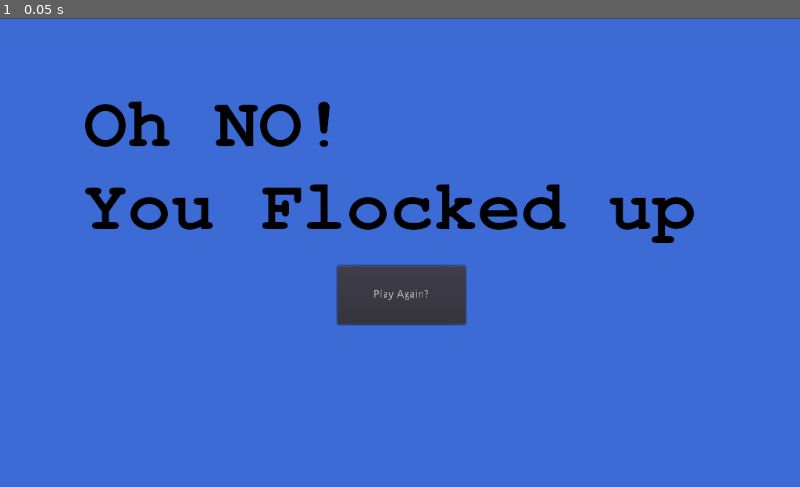
Above: before the commit, frame 1.
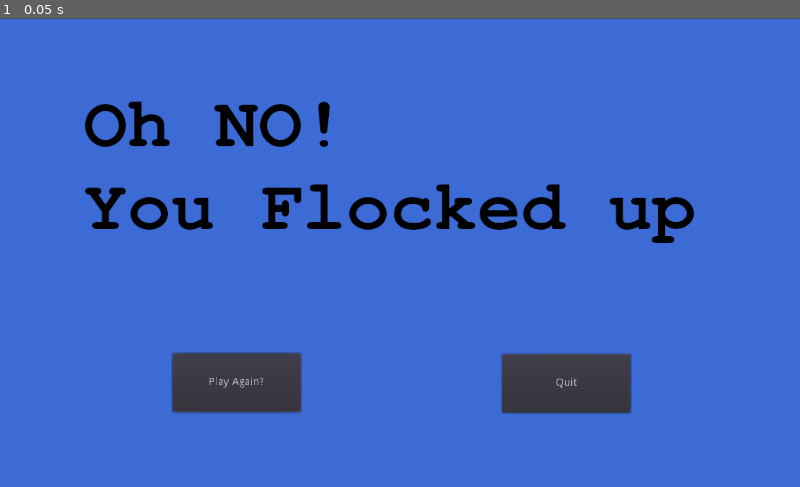
Above: after the commit, the same moment.

Repository: NastyDrac/Point-and-Flock
Game: Godot game, scene res://Nodes/lose_screen.tscn
The game is run twice, just before and just after one commit, with the same random seed, the same clock (stepped at 60 frames per second) and the same inputs. This scene is started directly instead of the project's main scene.
Inputs:
- Up to frame 1 (0.05 s): no input

The runs differ from the first frame. In frame 1, 6.4% of the frame differs, in the area x 21-79%, y 52-85%.
Error after the commit: Invalid get index 'high_score' (on base: 'Viewport'). (res://play_again.gd:9)

Commit message:
lose game update

Diff:
--- a/Nodes/Map.gd
+++ b/Nodes/Map.gd
@@ -9,8 +9,11 @@
 onready var Nest = get_node("Nest")
 onready var stuff = preload("res://Nodes/Materials.tscn")
 onready var location_spawn = get_node("Spawn_location")
+onready var lost_game = preload("res://Nodes/lose_screen.tscn")
 var amount = 0
+var high_score = 0
 
+const	SAVE_FILE_PATH = "user://savedata.save"
 
 func _on_Timer_timeout():
 	spawn_bird(location_spawn.position)
@@ -26,6 +29,8 @@
 
 func count():
 	number_of_birds += 1
+	if high_score < number_of_birds:
+		high_score = number_of_birds
 
 
 func _process(delta):
@@ -50,11 +55,12 @@
 	amount += 1
 	new_food.position = drop_spot
 
-
-
-
 func spawn_material():
 	var material_spot = Vector2(rand_range(-500, 500), rand_range(-250, 250))
 	var new_material = stuff.instance()
 	add_child(new_material)
 	new_material.position = material_spot
+
+func _lose_game():
+	var you_lose = lost_game.instance()
+	add_child(you_lose)
--- a/Nodes/bird.gd
+++ b/Nodes/bird.gd
@@ -2,7 +2,6 @@
 
 # INITIAL VARIABLES
 # References to other scenes
-onready var lost_game = preload("res://Nodes/lose_screen.tscn")
 onready var Nest = preload("res://Nodes/Nest.tscn")
 onready var nest_material = preload("res://Nodes/Nest.tscn")
 # References to sprites
@@ -159,11 +158,9 @@
 	has_squawked = false
 	has_whistled = false
 
-func lose_game():
+func bird_death():
 	if hunger_level <= 0 and is_owned == true:
-
-		var you_lose = lost_game.instance()
-		get_parent().add_child(you_lose)
+		get_parent()._lose_game()
 
 func _physics_process(delta):
 	set_destination()
@@ -172,6 +169,6 @@
 	select()
 	crave()
 	build()
-	lose_game()
+	bird_death()
 	leave_flock()
 	stop()
--- a/Nodes/lose_screen.tscn
+++ b/Nodes/lose_screen.tscn
@@ -1,22 +1,38 @@
-[gd_scene load_steps=3 format=2]
+[gd_scene load_steps=4 format=2]
 
 [ext_resource path="res://sprites/lose_screen.png" type="Texture" id=1]
 [ext_resource path="res://play_again.gd" type="Script" id=2]
+[ext_resource path="res://Nodes/quit.gd" type="Script" id=3]
 
 [node name="lose_screen" type="Sprite"]
 texture = ExtResource( 1 )
 
-[node name="Button" type="Button" parent="."]
-margin_left = -80.0
-margin_top = 16.0
-margin_right = 84.0
-margin_bottom = 91.0
+[node name="play_again" type="Button" parent="."]
+margin_left = -291.0
+margin_top = 128.0
+margin_right = -127.0
+margin_bottom = 203.0
 toggle_mode = true
 text = "Play Again?"
 icon_align = 1
 script = ExtResource( 2 )
 
+[node name="quit" type="Button" parent="."]
+margin_left = 131.0
+margin_top = 129.0
+margin_right = 295.0
+margin_bottom = 204.0
+toggle_mode = true
+text = "Quit"
+icon_align = 1
+script = ExtResource( 3 )
+
 [node name="Camera2D" type="Camera2D" parent="."]
 position = Vector2( 0, -1 )
 
-[connection signal="pressed" from="Button" to="Button" method="_on_Button_pressed"]
+[node name="RichTextLabel" type="RichTextLabel" parent="."]
+margin_right = 40.0
+margin_bottom = 40.0
+
+[connection signal="pressed" from="play_again" to="play_again" method="_on_Button_pressed"]
+[connection signal="pressed" from="quit" to="quit" method="_on_quit_pressed"]
--- /dev/null
+++ b/Nodes/quit.gd
@@ -0,0 +1,7 @@
+extends Button
+
+
+
+
+func _on_quit_pressed():
+	get_tree().quit
--- a/play_again.gd
+++ b/play_again.gd
@@ -2,10 +2,11 @@
 
 onready var new_game = preload("res://Nodes/Materials.tscn")
 onready var lose_cam = get_node("../Camera2D")
-
+onready var score_display = get_node("../RichTextLabel")
 
 func _ready():
 	lose_cam.current = true
+	score_display.text = var2str(get_parent().get_parent().high_score)
 
 func _on_Button_pressed():
 	get_tree().reload_current_scene()
